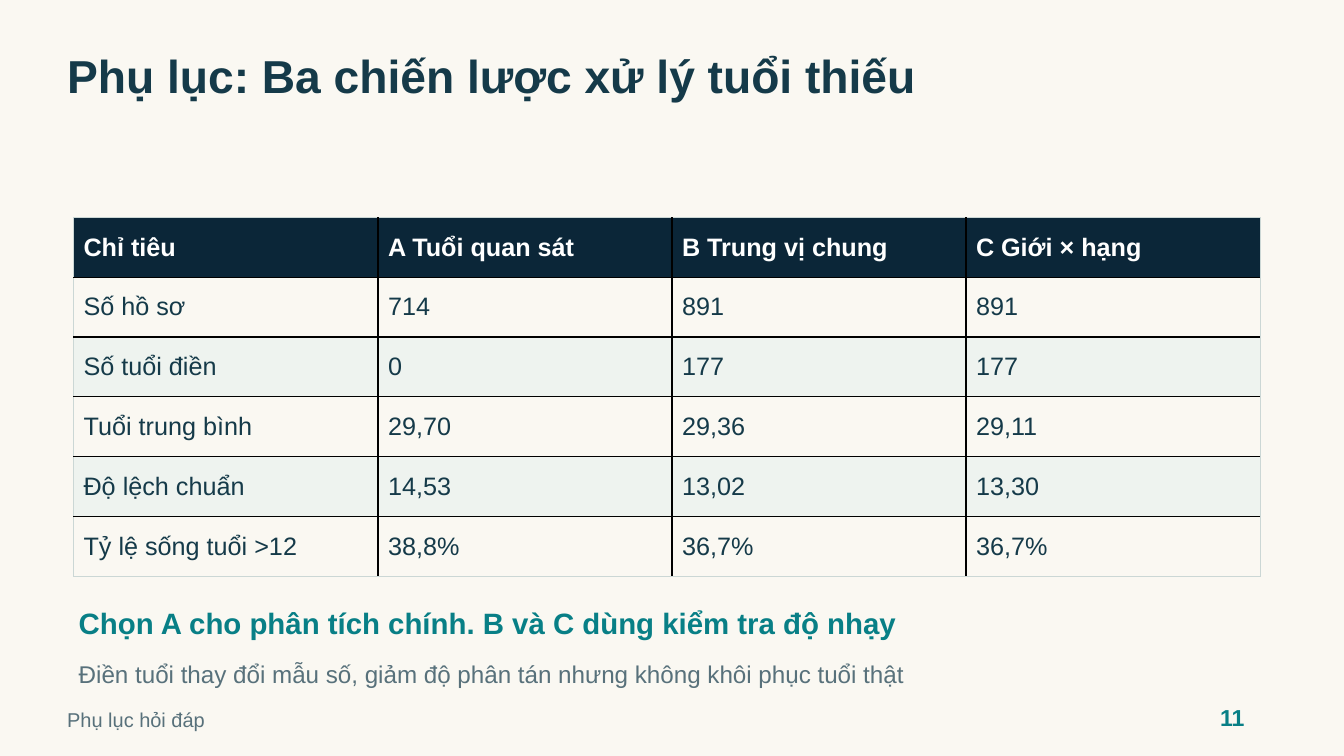
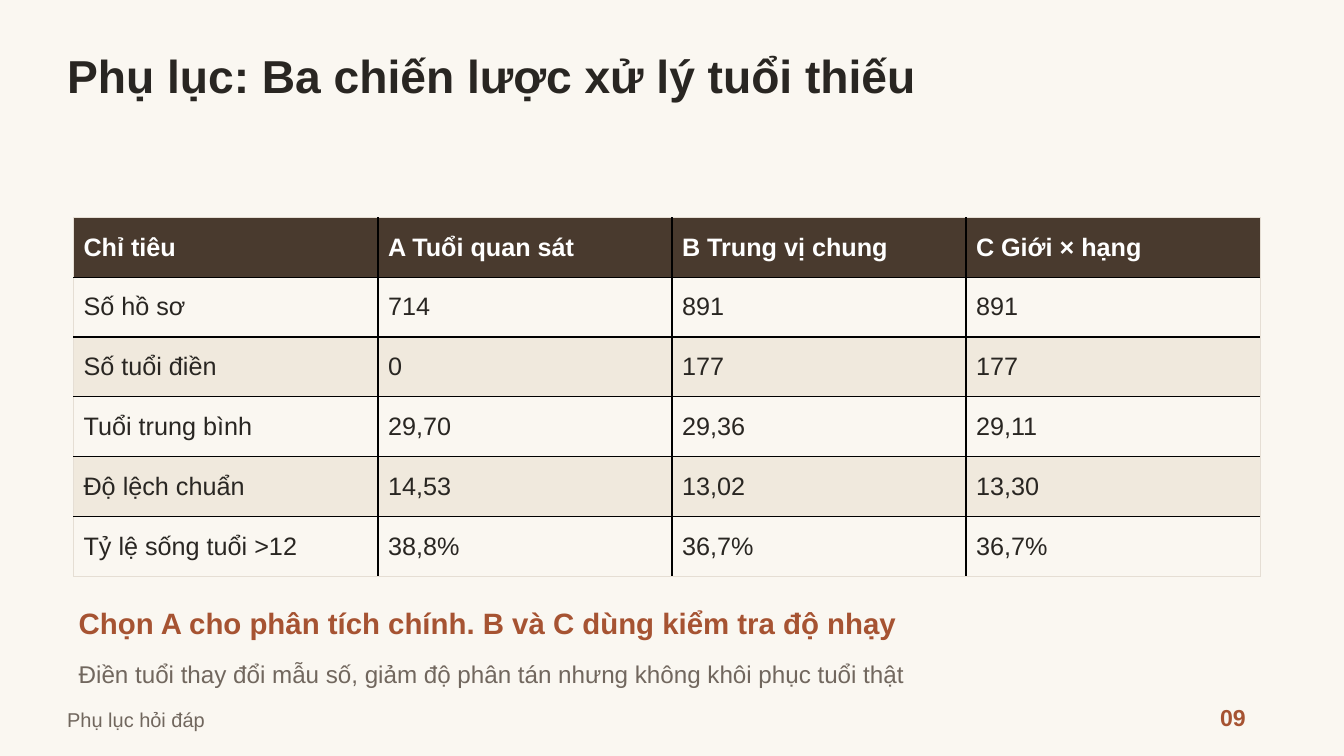
Before and after one commit to hoangduydz/CNTT219-LuongCongHoangDuy, a slide deck: slide 9 of A2/A2-02_Slide_Kaggle891_240464_240233.pptx (slide 11 before the commit). Drawn at 1344x756 pixels with LibreOffice and Linux fonts; fonts in the diff are those of the drawing. Boxes give left, top, right and bottom in pixels: in the first picture for what was removed or moved away, otherwise in the second. Text is boxed around its words. In the diff, an @@ line names an element or a change of style, - is before the commit and + after.

Commit message:
A2: update final report and light-theme presentation

```diff
--- a/A2/A2-02_Slide_Kaggle891_240464_240233.pptx
+++ b/A2/A2-02_Slide_Kaggle891_240464_240233.pptx
@@ background #FAF8F2 to #FAF7F1 @@
@@ text "Phụ lục: Ba chiến lược ..." at [67,57,915,103]: text colour #153A49 to #292622 @@
@@ table at [74,218,1261,577] @@
@@ fill #0B2638 to #493A2E in row 1 @@
@@ fill #FAF8F2 to #FAF7F1 in 12 cells @@
@@ fill #EEF3EF to #F0E9DD in 8 cells @@
@@ text colour #153A49 to #292622 in "Số hồ sơ", "714", "891", "891" and 16 more places @@
@@ borders changed @@
@@ text "Chọn A cho phân tích ..." at [79,611,896,640]: text colour #087F86 to #A65332 @@
@@ text "Điền tuổi thay đổi mẫu ..." at [79,664,903,688]: text colour #58717B to #71675E @@
@@ text "Phụ lục hỏi đáp" at [67,712,204,731]: text colour #58717B to #71675E @@
@@ text at [1220,710,1246,726]: text changed; text colour #087F86 to #A65332 @@
-11
+09
```
Also in this commit, not shown: 2 other slides changed, 7 slides added, 9 slides removed, 13 other files.
